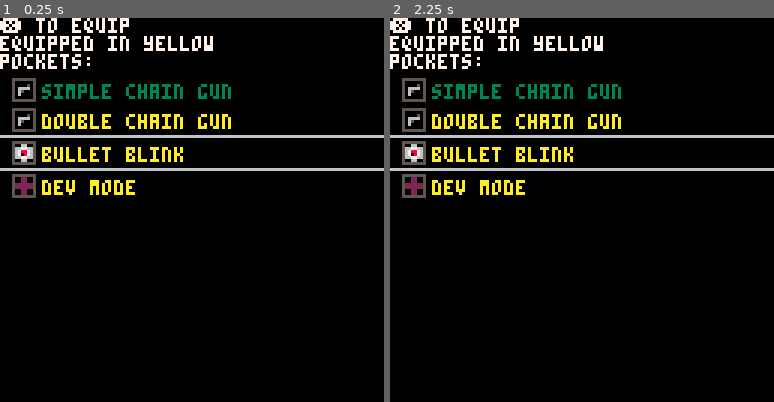
Above: before the commit, frames 1-2 (left to right).
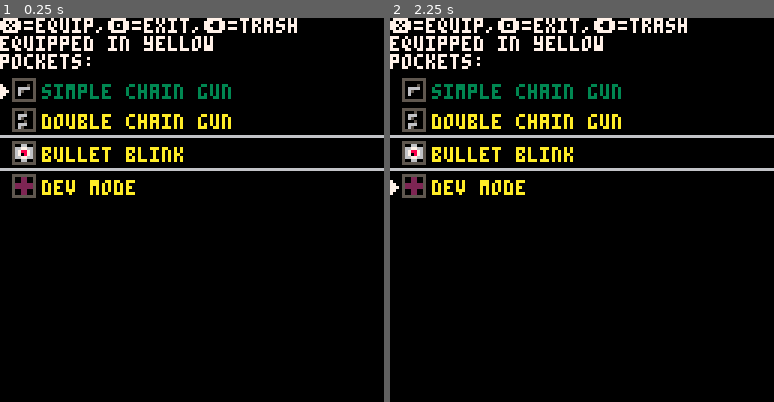
Above: after the commit, the same moments.

Repository: ash2q/escape_this
Game: PICO-8 cartridge escape_this.p8
Two runs of this game, one before a commit and one after it. Both use one fixed random seed, a clock stepped at 60 frames per second and the inputs below.
Inputs:
- Up to frame 1 (0.25 s): no input
- Up to frame 2 (2.25 s): tap X (X key) at 0.33, 1.07, 1.85 s; tap O (Z key) at 0.7, 1.7, 2.1 s; hold Right 1.6-2.1 s; hold Up from 2.15 s (still down)

The runs differ from the first frame. In frame 1, 1.3% of the frame differs, in the area x 0-78%, y 0-29%; in frame 2, 1.3%.

Commit message:
Have inventory navigation now

Diff:
--- a/escape_this.p8
+++ b/escape_this.p8
@@ -20,6 +20,7 @@
 
 enemies={}
 current_mode=nil
+prev_mode=nil
 
 in_prompt=false
 
@@ -102,7 +103,7 @@
 		desc="simple chain gun"
 	}
 	double_chain_gun={
-		lbl=10,
+		lbl=53,
 		charge=0,
 		--each projectile increases
 		--sb_heat by this amount
@@ -354,23 +355,19 @@
 pocket_b={}
 pocket_m={}
 
-function load_pockets()
-	pocket_x={x_gun.spec}
-	if z_gun.spec!=nil then
-		pocket_z={z_gun.spec}
-	end
-	if sb_boost!=nil then
-		pocket_b={sb_boost.spec}
-	end
-	for m in all(modules) do
-		add(pocket_m,m)
-	end
-end
+inv_x_lines={}
+inv_z_lines={}
+inv_b_lines={}
+inv_m_lines={}
 
 function inv_mode()
 	cls()
+	inv_x_lines={}
+	inv_z_lines={}
+	inv_b_lines={}
+	inv_m_lines={}
 	color(7)
-	print("❎ to equip")
+	print("❎=equip,🅾️=exit,⬅️=trash")
 	print("equipped in yellow")
 	print("pockets:")
 	--offset includes
@@ -383,6 +380,7 @@
 			c=10
 		end
 		print_item(g,x,y,c)
+		add(inv_x_lines,y)
 		y+=10
 	end
 	line(0,y-1,128,y-1,6)
@@ -396,6 +394,7 @@
 			c=10
 		end
 		print_item(g,x,y,c)
+		add(inv_y_lines,y)
 		y+=10
 	end
 	if #pocket_z!=0 then
@@ -409,6 +408,7 @@
 			c=10
 		end
 		print_item(b,x,y,c)
+		add(inv_b_lines,y)
 		y+=10
 	end
 	if #pocket_b!=0 then
@@ -421,16 +421,91 @@
 		--end
 		c=10
 		print_item(m,x,y,c)
+		add(inv_m_lines,y)
 		y+=8
 	end
+	inv_navigate()
 end
 
 function print_item(g,x,y,col)
 		print(g.desc,x,y+2,c)
 	 color(3)
-		--spr(49, x-14, y)
+		--
 		spr(g.lbl, x-10,y)
 		y+=8
+end
+
+--1=x,2=z,3=b,4=m
+inv_line_pocket=1
+inv_line=1
+inv_pressed=false
+
+function inv_navigate()
+	inv_lines=choose_pocket()
+	spr(49,0,
+			inv_lines[inv_line])
+
+	--down
+	if btn(3) and not inv_pressed
+		then
+		inv_pressed=true
+		inv_line+=1
+		if inv_line>#inv_lines then
+			next_pocket()
+			inv_lines=choose_pocket()
+			inv_line=1
+		end
+	end
+		--up
+	if btn(2) and not inv_pressed
+		then
+		inv_pressed=true
+		inv_line-=1
+		if inv_line<1 then
+			prev_pocket()
+			inv_lines=choose_pocket()
+			inv_line=#inv_lines
+		end
+	end
+	if btn()==0 then
+		inv_pressed=false
+	end
+end
+
+function choose_pocket()
+	if inv_line_pocket==1 then
+		return inv_x_lines
+	elseif inv_line_pocket==2 then
+		return inv_z_lines
+	elseif inv_line_pocket==3 then
+	 return inv_b_lines
+	elseif inv_line_pocket==4 then
+		return inv_m_lines
+	end
+	assert(false, "shouldn't get here")
+end
+function next_pocket()
+	inv_line_pocket+=1
+	if inv_line_pocket>4 then
+		--wrap around
+		inv_line_pocket=1
+	end
+	res=choose_pocket()
+	if #res==0 then
+		next_pocket()
+	end
+end
+
+function prev_pocket()
+	inv_line_pocket-=1
+	if inv_line_pocket<1 then
+		--wrap around
+		inv_line_pocket=4
+	end
+	res=choose_pocket()
+	if #res==0 then
+		prev_pocket()
+	end
 end
 -->8
 --hud
@@ -1237,14 +1312,14 @@
 0ffffff00ffffffffffffffffffffff0000000000058850005899850089aa98000588500000550000005500000099000008998000055550050c11c0550800805
 ff0000ffff00000ff000000ff00000ff00000000000550000058850000899800000550000000000000000000000000000008800000055000500cc00550888805
 f000000ff0000000000000000000000f000000000000000000055000000880000000000000000000000000000000000000000000000000005555555555555555
-55555555000000005555555555555555555555550000000000000000000000000000000000000000000000000000000000000000000000000000000000000000
-5006600500000000500bb00550099005500220050000000000000000000000000000000000000000000000000000000000000000000000000000000000000000
-5667766570000000500bb00550099005500220050000000000000000000000000000000000000000000000000000000000000000000000000000000000000000
-56788765770000005bbbbbb559999995522222250000000000000000000000000000000000000000000000000000000000000000000000000000000000000000
-56708765777000005bbbbbb559999995522222250000000000000000000000000000000000000000000000000000000000000000000000000000000000000000
-5667766577000000500bb00550099005500220050000000000000000000000000000000000000000000000000000000000000000000000000000000000000000
-5006600570000000500bb00550099005500220050000000000000000000000000000000000000000000000000000000000000000000000000000000000000000
-55555555000000005555555555555555555555550000000000000000000000000000000000000000000000000000000000000000000000000000000000000000
+55555555000000005555555555555555555555555555555500000000000000000000000000000000000000000000000000000000000000000000000000000000
+5006600500000000500bb00550099005500220055000500500000000000000000000000000000000000000000000000000000000000000000000000000000000
+5667766570000000500bb00550099005500220055066600500000000000000000000000000000000000000000000000000000000000000000000000000000000
+56788765770000005bbbbbb559999995522222255065000500000000000000000000000000000000000000000000000000000000000000000000000000000000
+56708765777000005bbbbbb559999995522222255000500500000000000000000000000000000000000000000000000000000000000000000000000000000000
+5667766577000000500bb00550099005500220055066600500000000000000000000000000000000000000000000000000000000000000000000000000000000
+5006600570000000500bb00550099005500220055065000500000000000000000000000000000000000000000000000000000000000000000000000000000000
+55555555000000005555555555555555555555555555555500000000000000000000000000000000000000000000000000000000000000000000000000000000
 55585055050505555777777777777775033333333333333055555555555555555555555555555555555555555555550500000000000000000000000000000000
 5650a55898955565577cccccc666666503ccccccccc3333077777777777777775555556555555555556555555555555500000000000000000000000000000000
 5659500550a58065577cccccc6555555039cc8ccaac3333077777777777777775555666655555555555545554555605500000000000000000000000000000000
